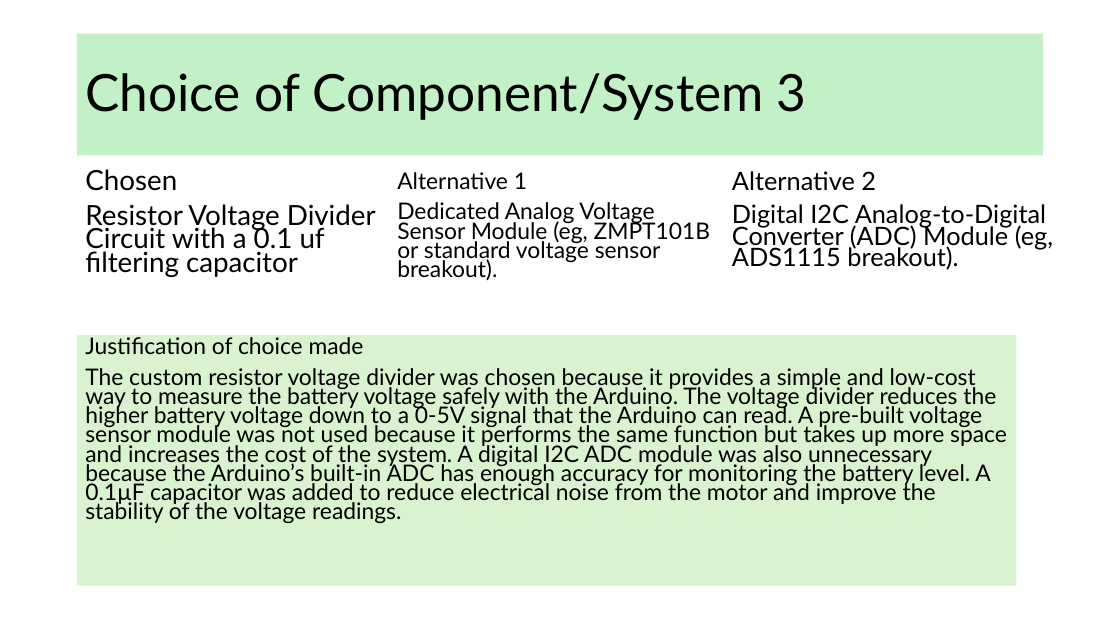
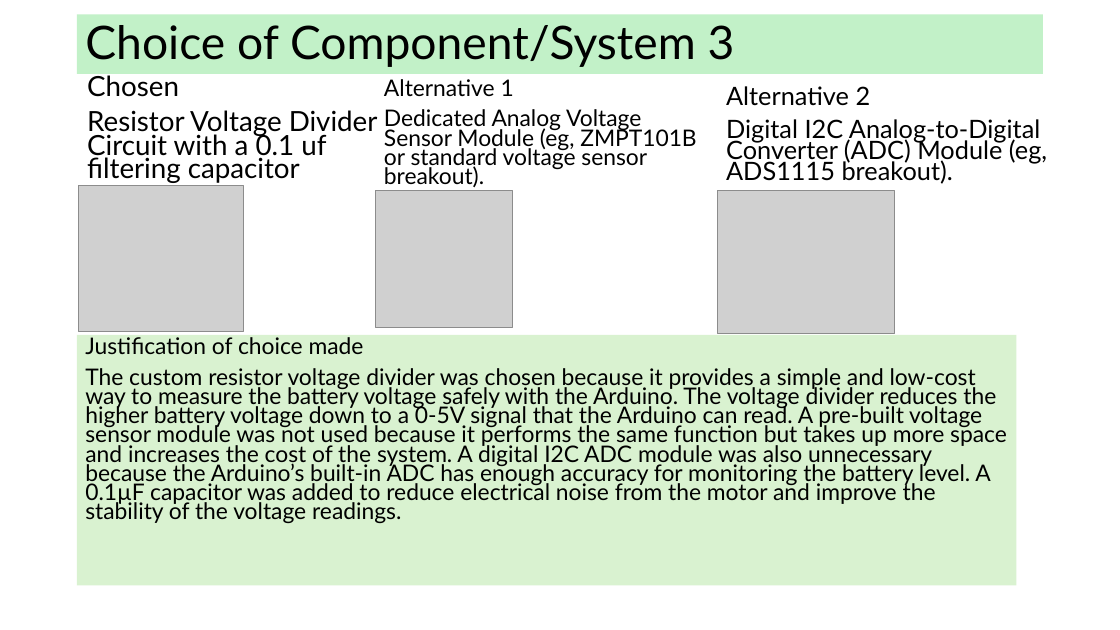
Before and after one commit to Heinrich70/Heinrich-13-Di-70cc-hybrid-pitbike, a slide deck: slide 17 of AS91904 Electronics Heinrich Venter.pptx. Drawn at 1120x630 pixels with LibreOffice and Linux fonts; fonts in the diff are those of the drawing; grey boxes stand for pictures. Boxes give left, top, right and bottom in pixels: in the first picture for what was removed or moved away, otherwise in the second. Text is boxed around its words. In the diff, an @@ line names an element or a change of style, - is before the commit and + after.

```diff
--- a/AS91904 Electronics Heinrich Venter.pptx
+++ b/AS91904 Electronics Heinrich Venter.pptx
@@ title "Choice of Component/System 3": place and size @@
-title "Choice of Component/System 3" at (77, 34, 1044, 155)
+title "Choice of Component/System 3" at (77, 14, 1044, 74)
@@ title "Choice of Component/System 3" at (77, 14, 1044, 74): size 44 to 39.6 pt @@
@@ text "Chosen": place and size @@
-text "Chosen" at (85, 169, 376, 277)
+text "Chosen" at (87, 72, 378, 183)
@@ text "Alternative 1": place and size @@
-text "Alternative 1" at (397, 172, 710, 280)
+text "Alternative 1" at (384, 79, 696, 187)
@@ text "Alternative 2": place and size @@
-text "Alternative 2" at (732, 171, 1053, 270)
+text "Alternative 2" at (726, 86, 1047, 184)
@@ picture added at (79, 186, 244, 331) @@
@@ picture added at (376, 191, 513, 328) @@
@@ picture added at (718, 191, 894, 334) @@
```
Also in this commit, not shown: 6 other slides changed, 1 other file.
